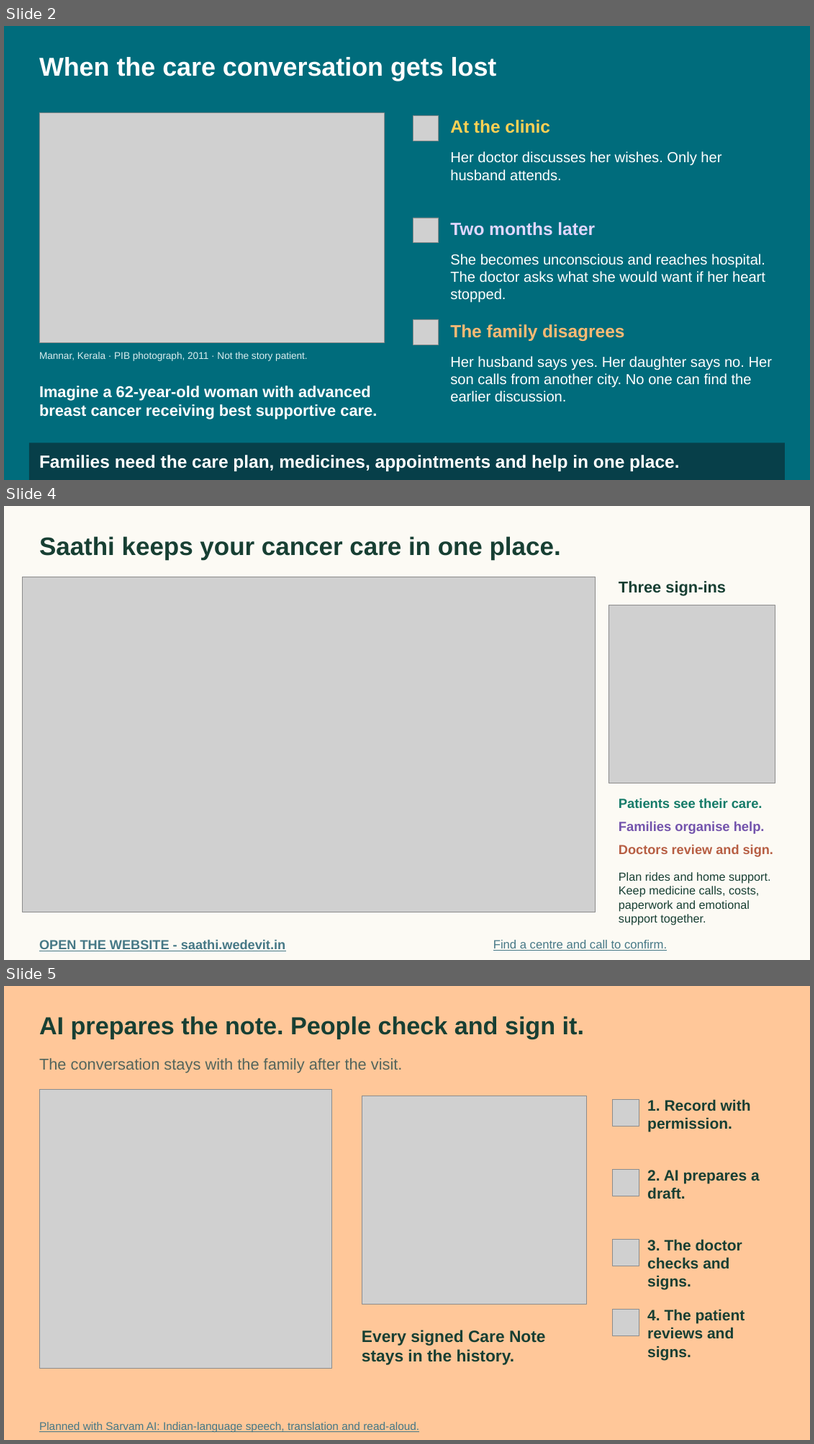
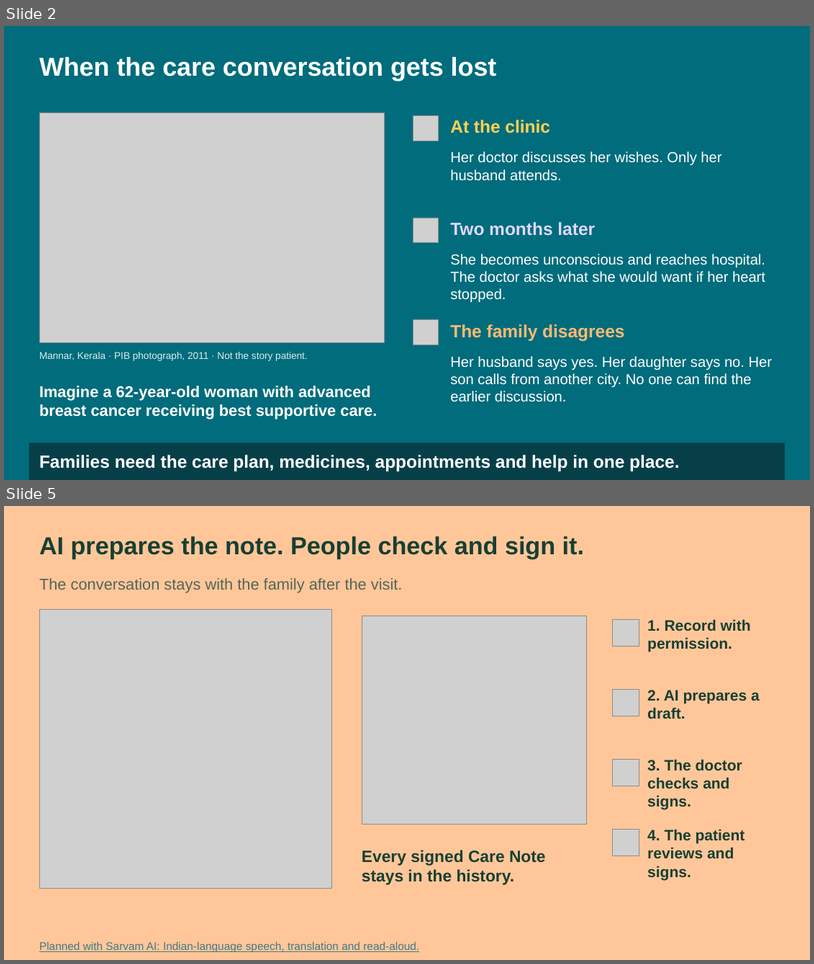
Before and after one commit to basithladdu/healthathon, a slide deck: submission/Saathi_Healthathon_Final.pptx. Shown one above the other, each under a label of ours: slides 2, 4 and 5 before the commit, slides 2 and 5 after it; the slides between them are not shown. The pictures are 814x1444 and 814x964 pixels, drawn with LibreOffice and Linux fonts; fonts in the diff are those of the drawing; grey boxes stand for pictures. Boxes give left, top, right and bottom in pixels: in the first picture for what was removed or moved away, otherwise in the second. Text is boxed around its words. In the diff, an @@ line names an element or a change of style, - is before the commit and + after.

```diff
--- a/submission/Saathi_Healthathon_Final.pptx
+++ b/submission/Saathi_Healthathon_Final.pptx
@@ slide 4 removed at [4, 506, 810, 960], background #FCFAF4 @@
@@ text removed at [39, 536, 561, 560] @@
-Saathi keeps your cancer care in one place.
@@ picture removed at [22, 577, 597, 912] @@
@@ text removed at [619, 581, 726, 596] @@
-Three sign-ins
@@ picture removed at [609, 605, 775, 783] @@
@@ text removed at [619, 798, 763, 808] @@
-Patients see their care.
@@ text removed at [619, 821, 765, 834] @@
-Families organise help.
@@ text removed at [619, 844, 774, 857] @@
-Doctors review and sign.
@@ text removed at [619, 872, 772, 925] @@
-Plan rides and home support. Keep medicine calls, costs, paperwork and emotional support together.
@@ text removed at [39, 939, 286, 951] @@
-OPEN THE WEBSITE - saathi.wedevit.in
@@ text removed at [494, 939, 667, 950] @@
-Find a centre and call to confirm.
```
Also in this commit, not shown: 1 slide changed, 2 slides added, 1 other slide removed, 14 other files.
